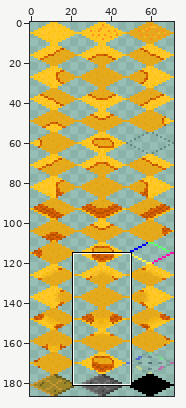
Edited in one commit: sprite sheet (res/sk/neuromancer/Xune/img/tiles.png). Above: a wide view before the commit, with the close-up outlined.
Close-up. The starting point:
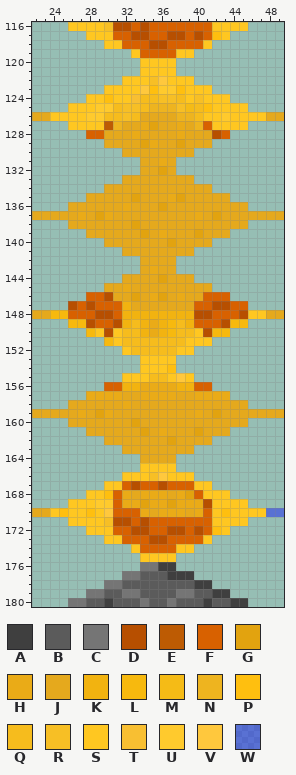
The file is 72x187 pixels. Pixels under 10% opacity are left out. Colours within 5 levels of each other are drawn and written as one. Shown: x 22..49, y 116..180. The commit also changed other parts of the picture, which this record leaves out.
Palette (. is transparent): A #3f3f3f  B #5b5b5b  C #757575  D #b74f00  E #bd5b03  F #d86100  G #e2a30f  H #eaab17  J #e5a91d  K #f2b310  L #f7b90e  M #f5bb16  N #eeb41f  P #ffbf0f  Q #f6bc1d  R #f7bf25  S #ffc721  T #f8bf32  U #ffca2d  V #ffc83d  W #0000ff68
Pixels before, first column x 22:
116 ....SSSSRDDFDFFFFFFFSSSS....
117 ......SSSFFDDFFDDFDFPS......
118 ........SSFFFDDFFFFS........
119 ...........SFFFFSS..........
120 ............SSSS............
121 ............SSSS............
122 ..........SSSRVSSS..........
123 ........SSSSVPUUPSSS........
124 ......SSPSSTQQRRQSRSSS......
125 ....SSSUUQRRQNNNRMQPSSSS....
126 JJSSSSUUQQRQJJJJNNQSSUSSSSJJ
127 ....SSSSENJJHGJJHJNFSSSS....
128 ......FFJJJHJJJJHJJJDF......
129 ........JJJJGHJJGJJJ........
130 ..........JJJJJJJJ..........
131 ............JJHJ............
132 ............JJGJ............
133 ..........JJJJJJJJ..........
134 ........JJJJJJJJJJJJ........
135 ......JJJJJGJJJHGJJJJJ......
136 ....JJJJJJHJJJGJJJJJJJJJ....
137 JJJJJHJGHJJJJJJJJJHJGJJJJJJJ
138 ....JJJJJJJGJJJJJJJJJJJJ....
139 ......JJJJJJGJHJJJGJJJ......
140 ........JJJJJJJGJJJJ........
141 ..........JJJJJJJJ..........
142 ............JJJJ............
143 ............JHJJ............
144 ..........JJJJGJJJ..........
145 ........JJHJJJJJJJJJ........
146 ......FFDJJGJHGJHJJFFF......
147 ....DFDFFFKJJJJJJJFFDDFF....
148 JJLLFFFDDFKKKKKKKKDDFFFDSSJJ
149 ....LLDFFDKQKHKLQKFFFDLL....
150 ......LSDSQQKHKLQQSDLL......
151 ........LSQQQQQQQSSS........
152 ..........SQQQQQSS..........
153 ............SSSS............
154 ............SSSP............
155 ..........SSSQQSVS..........
156 ........FFKKHHHHKKFF........
157 ......HHHHJJHHHHJJHHHH......
158 ....JJJJJJHJJJJJJJJJJJJJ....
159 JJJJJHJGHJJJJJJJJJHJGJJJJJJJ
160 ....JJJJJJJGJJJJJJJJJJJJ....
161 ......JJJJJJGJHJJJGJJJ......
162 ........JJJJJJJGJJJJ........
163 ..........JJJJJJJJ..........
164 ............JJJJ............
165 ............SSSS............
166 ..........SSSRVSSS..........
167 ........SSFDFFDFFFSS........
168 ......SSPFHJHHHJHGFSSS......
169 ....SSSUUFHHGHHGHHHDSSSS....
170 JJSPSSPSVFFFHJHHHJHFSPSSSSWW
171 ....SSSSRDDFDFFFFFFFSSSS....
172 ......SSSFFDDFFDDFDFPS......
173 ........SSFFFDDFFFFS........
174 ...........SFFFFSS..........
175 ............SSSS............
176 ............CCAA............
177 ..........CCBBBAAA..........
178 ........CCBBBBBBBBAA........
179 ......CCBBCCBBBBCCBBAA......
180 ....CCBBABBBCBBCBBBABBAA....
New version:
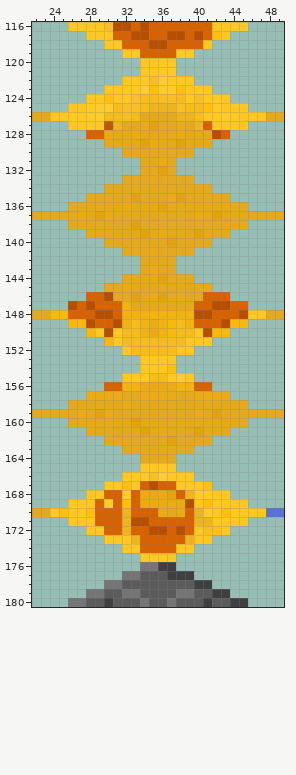
Edits made:
{"y":119,"x":32,"old":".","new":"S"}
{"y":167,"x":32,"old":"FD","new":"PS"}
{"y":167,"x":35,"old":"FD","new":"DF"}
{"y":167,"x":38,"old":"FF","new":"SS"}
{"y":167,"x":41,"old":"S","new":"P"}
{"y":168,"x":30,"old":"P","new":"F"}
{"y":168,"x":32,"old":"HJ","new":"UF"}
{"y":168,"x":35,"old":"H","new":"J"}
{"y":168,"x":37,"old":"JHGFS","new":"GFNUU"}
{"y":169,"x":29,"old":"U","new":"F"}
{"y":169,"x":32,"old":"HHG","new":"PFH"}
{"y":169,"x":37,"old":"G","new":"H"}
{"y":169,"x":39,"old":"HHD","new":"DSP"}
{"y":170,"x":29,"old":"SV","new":"FF"}
{"y":170,"x":32,"old":"F","new":"N"}
{"y":170,"x":34,"old":"HJ","new":"FF"}
{"y":170,"x":37,"old":"H","new":"J"}
{"y":170,"x":39,"old":"JHF","new":"FNU"}
{"y":171,"x":29,"old":"SRDDF","new":"FFFND"}
{"y":171,"x":40,"old":"FF","new":"NN"}
{"y":172,"x":30,"old":"S","new":"F"}
{"y":172,"x":32,"old":"FDDFFD","new":"NFFDDF"}
{"y":172,"x":40,"old":"DF","new":"SR"}
{"y":173,"x":32,"old":"FF","new":"SN"}
{"y":173,"x":35,"old":"DD","new":"FF"}
{"y":173,"x":39,"old":"FF","new":"NS"}
{"y":174,"x":32,"old":".","new":"S"}
{"label":"added","picture_box":[122,49,131,58]}
{"label":"changed","picture_box":[95,481,212,553]}
